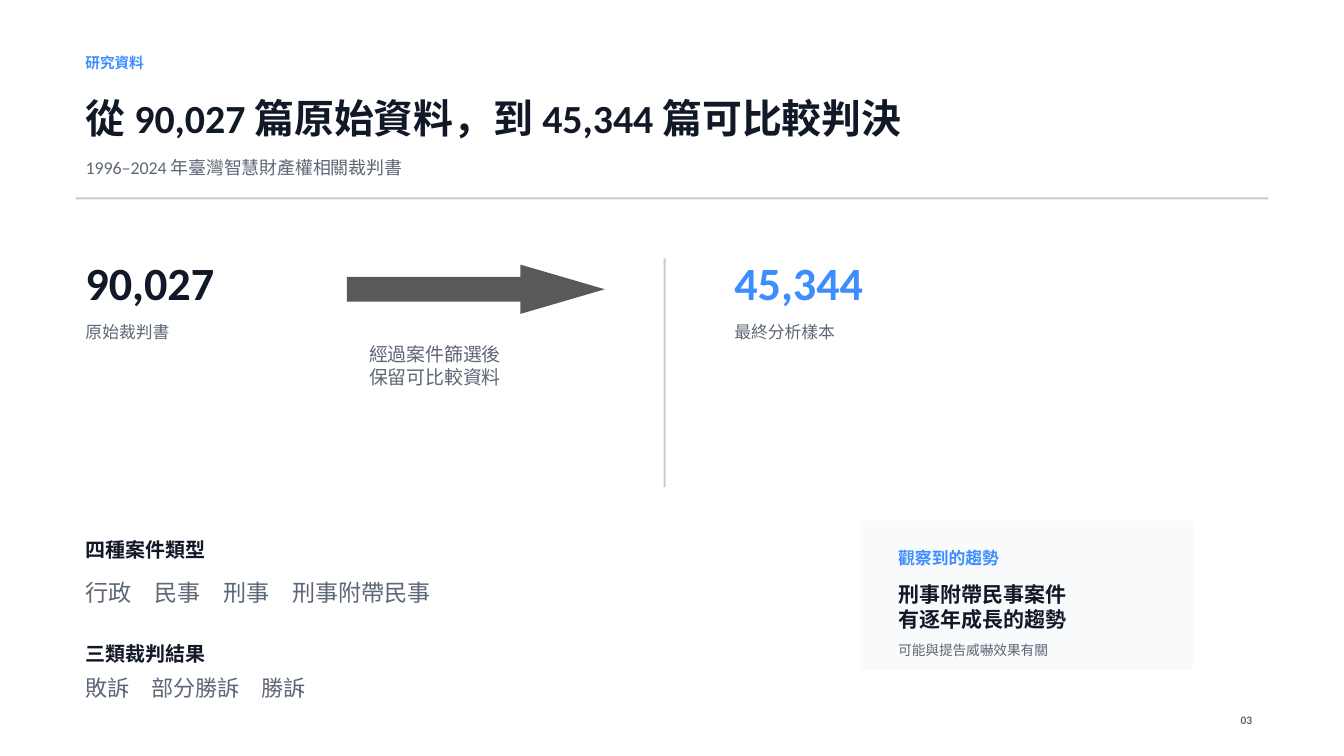
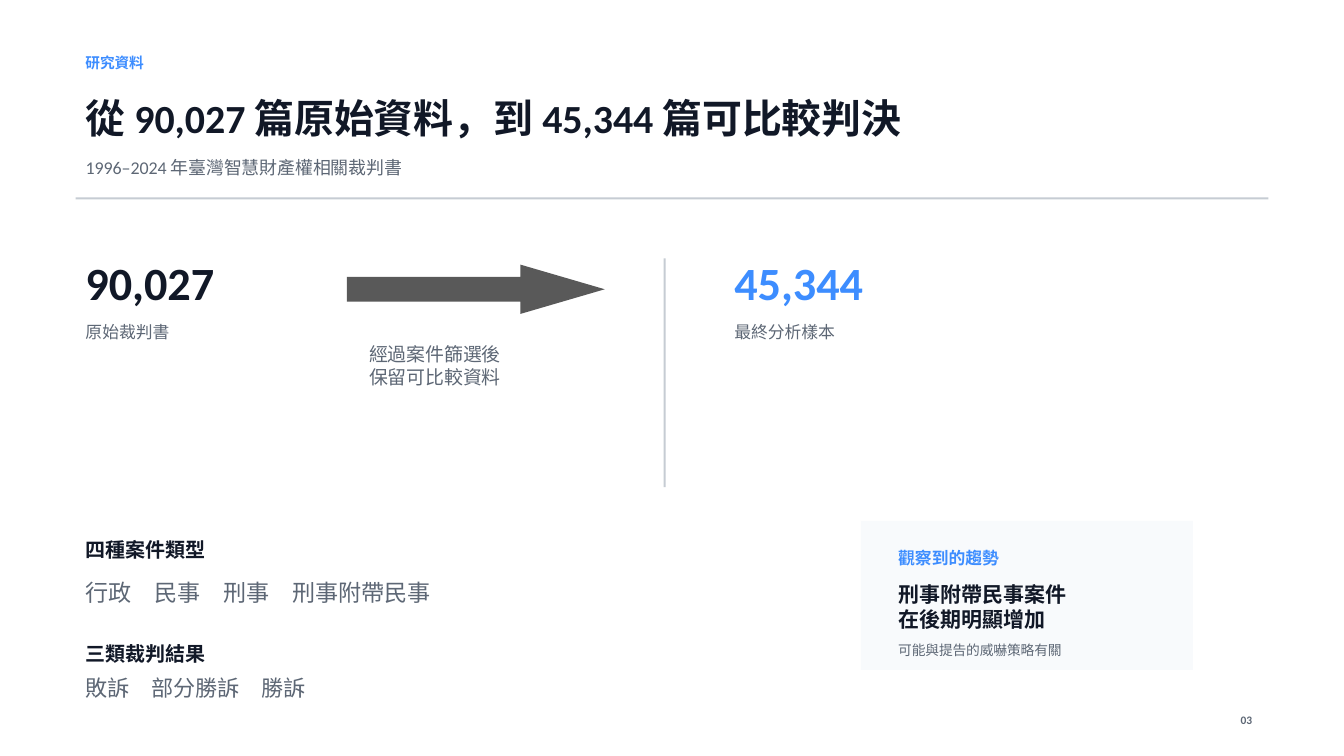
Before and after one commit to Xin95172/Personal-Project, a slide deck: slide 3 of textual data analysis/docs/判決文本會說話嗎_崇越決賽簡報.pptx. Drawn at 1344x756 pixels with LibreOffice and Linux fonts; fonts in the diff are those of the drawing. Boxes give left, top, right and bottom in pixels: in the first picture for what was removed or moved away, otherwise in the second. Text is boxed around its words. In the diff, an @@ line names an element or a change of style, - is before the commit and + after.

```diff
--- a/textual data analysis/docs/判決文本會說話嗎_崇越決賽簡報.pptx
+++ b/textual data analysis/docs/判決文本會說話嗎_崇越決賽簡報.pptx
@@ text at (x1=898, y1=609, x2=1045, y2=629): text changed @@
-有逐年成長的趨勢
+在後期明顯增加
@@ text at (x1=898, y1=643, x2=1061, y2=656): text changed @@
-可能與提告威嚇效果有關
+可能與提告的威嚇策略有關
```
Also in this commit, not shown: 6 other slides changed, 2 other files.
